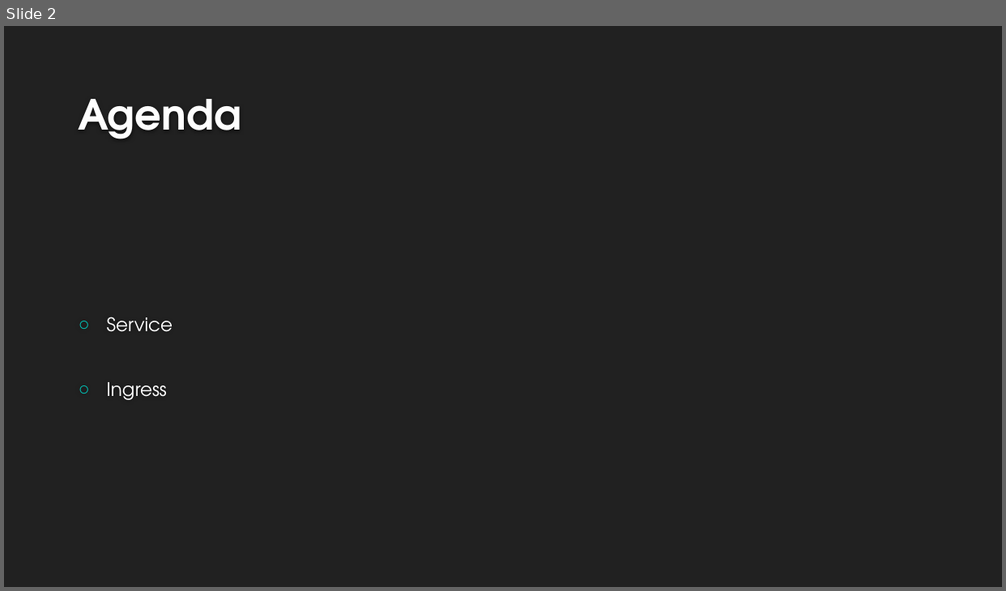
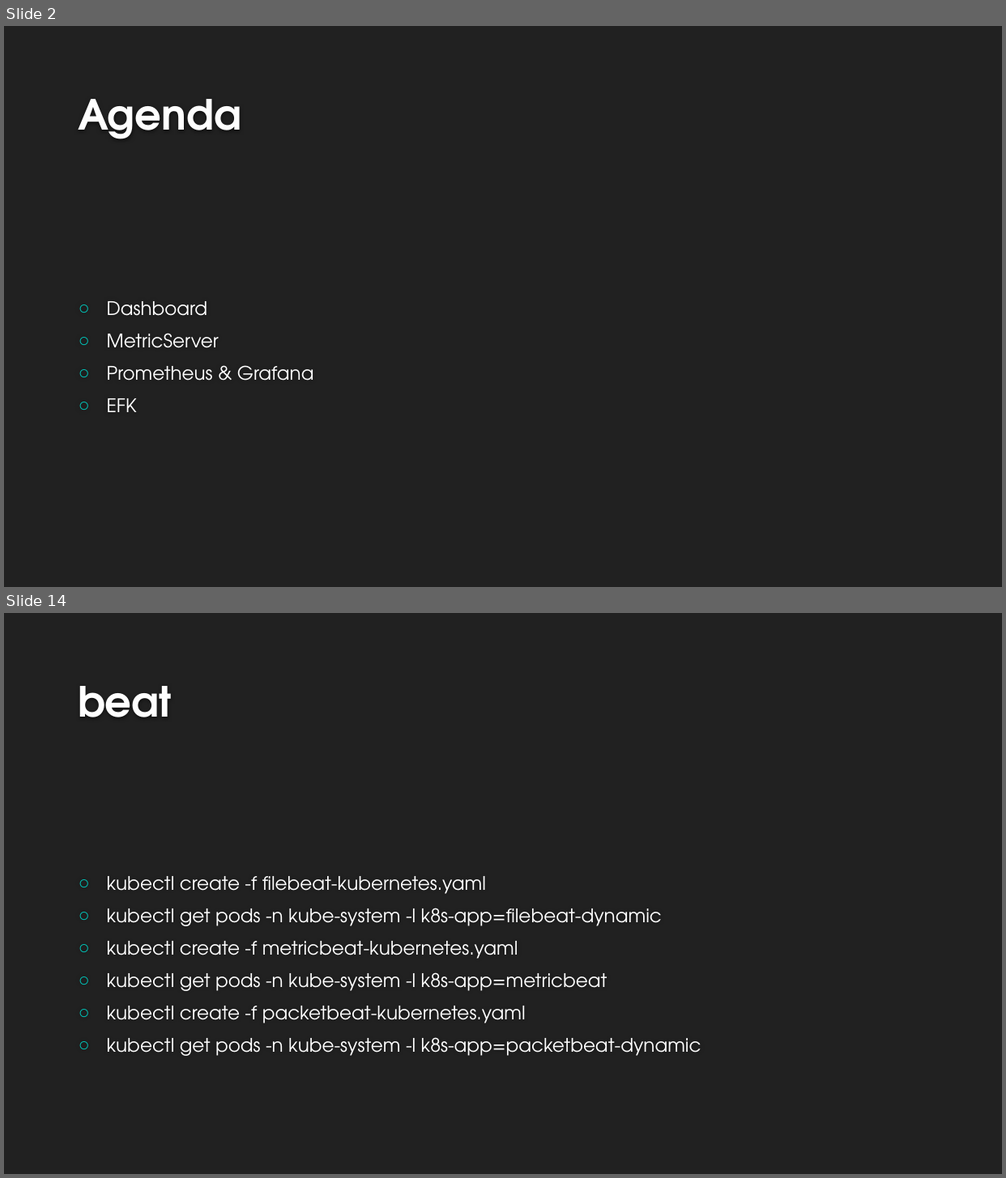
Before and after one commit to airuitian/CloudNative, a slide deck: kubernetes/k8s007.pptx. Shown one above the other, each under a label of ours: slide 2 before the commit, slides 2 and 14 after it; the slides between them are not shown. The pictures are 1006x591 and 1006x1178 pixels, drawn with LibreOffice and Linux fonts; fonts in the diff are those of the drawing; background and template pictures are left out. Boxes give left, top, right and bottom in pixels: in the first picture for what was removed or moved away, otherwise in the second. Text is boxed around its words. In the diff, an @@ line names an element or a change of style, - is before the commit and + after.

```diff
--- a/kubernetes/k8s007.pptx
+++ b/kubernetes/k8s007.pptx
@@ slide 14 added at [4, 613, 1002, 1174], background #212121 @@
@@ title added at [78, 686, 172, 717], 40 pt, text #FEFEFE, bold @@
+beat
@@ text added at [107, 876, 701, 1056], 18 pt, text #FFFFFF @@
+○ kubectl create -f filebeat-kubernetes.yaml
+○ kubectl get pods -n kube-system -l k8s-app=filebeat-dynamic
+○ kubectl create -f metricbeat-kubernetes.yaml
+○ kubectl get pods -n kube-system -l k8s-app=metricbeat
+○ kubectl create -f packetbeat-kubernetes.yaml
+○ kubectl get pods -n kube-system -l k8s-app=packetbeat-dynamic
@@ slide 2 changed as well @@
@@ text at [107, 301, 314, 412]: text changed @@
-○ Service
-○ Ingress
+○ Dashboard
+○ MetricServer
+○ Prometheus & Grafana
+○ EFK
```
Also in this commit, not shown: 12 other slides added, 1 other file.
